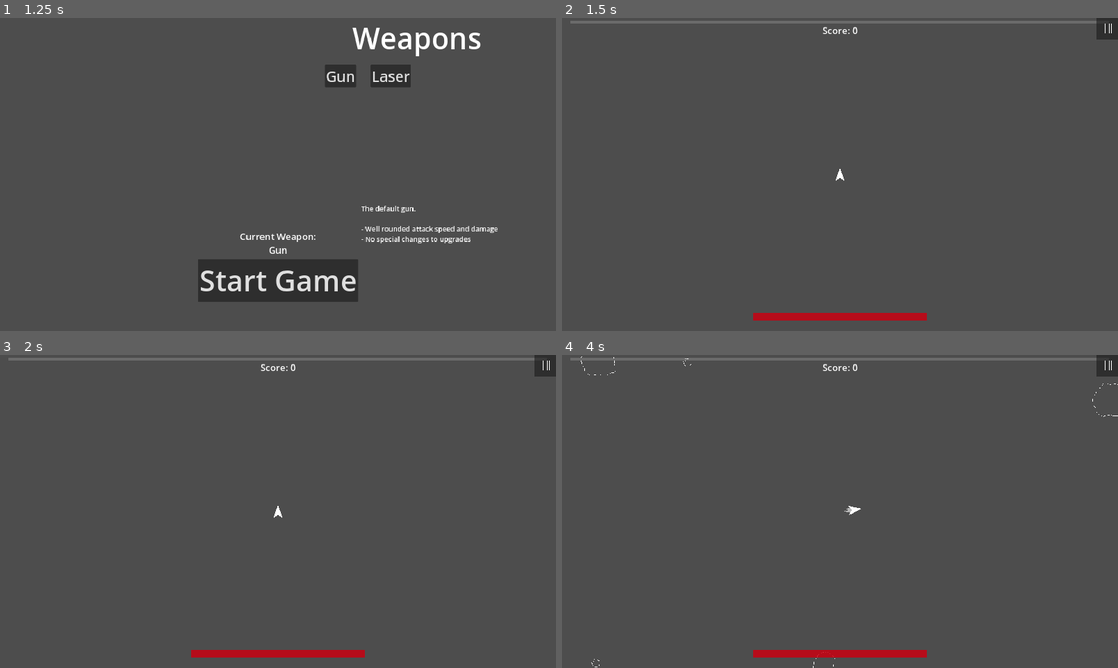
Above: before the commit, frames 1-4 (two rows, left to right).
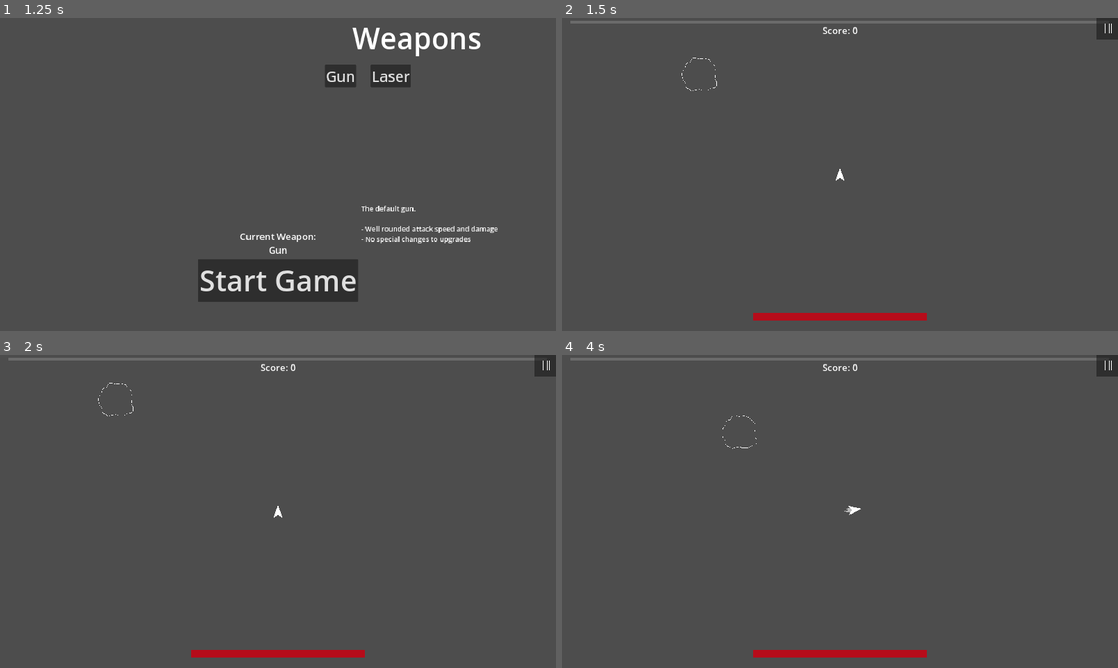
Above: after the commit, the same moments.

Repository: CoilSeb/AsteroidsPersonal
Game: Godot game, scene res://Scenes/Screens/Start Screen/StartScreen.tscn
Same seed, same stepped clock (60 frames per second), same inputs: the game is played once before the commit and once after it.
Inputs (mouse positions are in pixels of both pictures, inside the frame that each line leads up to):
- Up to frame 1 (1.25 s): click "Start Game" at 0.5 s
- Up to frame 2 (1.5 s): click "Start Game" at 1.25 s
- Up to frame 3 (2 s): no input
- Up to frame 4 (4 s): click (1106, 364) at 2 s; click "Restart Game" at 2.75 s; move the mouse to (962, 495) at 3.52 s; press the mouse at (962, 495) at 3.53 s; hold D (rotate_right) from 3.53 s (still down)

Frame 1 is identical in both runs. In frame 2, less than 0.1% of the frame differs, in the area x 21-28%, y 12-24%; in frame 3, less than 0.1%; in frame 4, less than 0.1%, in the area x 3-100%, y 0-100%.

Commit message:
Refactor asteroid creation and add shard asteroids

Diff:
--- a/Scenes/Asteroids/Big Asteroid/Big_Asteroid.gd
+++ b/Scenes/Asteroids/Big Asteroid/Big_Asteroid.gd
@@ -6,7 +6,7 @@
 @onready var crack_3 = $Sprite2D/Crack3
 @onready var crack_4 = $Sprite2D/Crack4
 
-var medium_asteroid_scene = preload("res://Scenes/Asteroids/Medium Asteroid/Medium_asteroid.tscn")
+var shard_scene = preload("res://Scenes/Asteroids/Shard Asteroid/shard.tscn")
 var screen_size
 var speed: float
 var direction: Vector2
@@ -71,16 +71,14 @@
 
 
 func create_and_add_asteroids():
-	var medium_asteroid1 = medium_asteroid_scene.instantiate()
-	var medium_asteroid2 = medium_asteroid_scene.instantiate()
-
-	# Set their positions to the position of the big asteroid
-	medium_asteroid1.position = position
-	medium_asteroid2.position = position
-
-	# Add them as children of the big asteroid's parent
-	get_parent().add_child(medium_asteroid1)
-	get_parent().add_child(medium_asteroid2)
+	var i = 0;
+	for k in range(8):
+		var shard = shard_scene.instantiate()
+		shard.position = position
+		var angle = i * PI
+		shard.direction = Vector2(cos(angle), sin(angle))
+		i += 0.25
+		get_parent().add_child(shard)
 
 	# Increase Score
 	Ui.increase_score(100)
--- /dev/null
+++ b/Scenes/Asteroids/Shard Asteroid/shard.gd
@@ -0,0 +1,17 @@
+extends Area2D
+
+@onready var screen_size = get_viewport_rect().size
+
+var speed: float
+var direction: Vector2
+var old_position: Vector2
+var velocity: Vector2
+
+# Called when the node enters the scene tree for the first time.
+func _ready():
+	speed = randf_range(75, 200) # Random speed between 5 and 10
+
+
+# Called every frame. 'delta' is the elapsed time since the previous frame.
+func _process(delta):
+	position += direction * speed * delta
--- /dev/null
+++ b/Scenes/Asteroids/Shard Asteroid/shard.tscn
@@ -0,0 +1,13 @@
+[gd_scene load_steps=3 format=3 uid="uid://bgok41wy4ltpm"]
+
+[ext_resource type="Script" path="res://Scenes/Asteroids/Shard Asteroid/shard.gd" id="1_olui0"]
+[ext_resource type="Texture2D" uid="uid://n0i22ptxg062" path="res://Sprites/Asteroids/Shard-1.png.png" id="1_v27lw"]
+
+[node name="Shard" type="Area2D"]
+script = ExtResource("1_olui0")
+
+[node name="Sprite2D" type="Sprite2D" parent="."]
+texture = ExtResource("1_v27lw")
+
+[node name="CollisionPolygon2D" type="CollisionPolygon2D" parent="."]
+polygon = PackedVector2Array(11, -24, 11, -13, 12, -13, 12, 9, 11, 10, 8, 11, 4, 11, 3, 12, 3, 17, 1, 20, 1, 21, -6, 21, -12, 24, -16, 26, -16, 27, -20, 27, -20, 28, -22, 28, -22, 26, -21, 26, -21, 24, -19, 21, -18, 20, -18, 15, -14, 8, -14, 4, -12, -1, -7, 2, -6, 3, -5, 2, -4, -5, 9, -23, 10, -24)
--- a/Scenes/Screens/GameScene/GameScene.tscn
+++ b/Scenes/Screens/GameScene/GameScene.tscn
@@ -1,7 +1,8 @@
-[gd_scene load_steps=3 format=3 uid="uid://cl0s7o04ccses"]
+[gd_scene load_steps=4 format=3 uid="uid://cl0s7o04ccses"]
 
 [ext_resource type="Script" path="res://Scenes/Screens/GameScene/GameScene.gd" id="1_m8r6t"]
 [ext_resource type="PackedScene" uid="uid://c0jlxjxdu4vma" path="res://Scenes/UI/UI.tscn" id="2_u5fmq"]
+[ext_resource type="PackedScene" uid="uid://w4mbcvw1yd4b" path="res://Scenes/Asteroids/Shard Asteroid/Shard_Asteroid.tscn" id="3_lwta4"]
 
 [node name="GameScene" type="Node2D"]
 z_index = -1
@@ -18,5 +19,8 @@
 one_shot = true
 autostart = true
 
+[node name="Shard_Asteroid" parent="." instance=ExtResource("3_lwta4")]
+position = Vector2(499, 209)
+
 [connection signal="timeout" from="SpawnTimer" to="." method="_on_spawn_timer_timeout"]
 [connection signal="timeout" from="WaveTimer" to="." method="_on_wave_timer_timeout"]
Binary file added: Sprites/Asteroids/Shard-1.png.png
Not shown, added: Sprites/Asteroids/Shard-1.png.png.import
